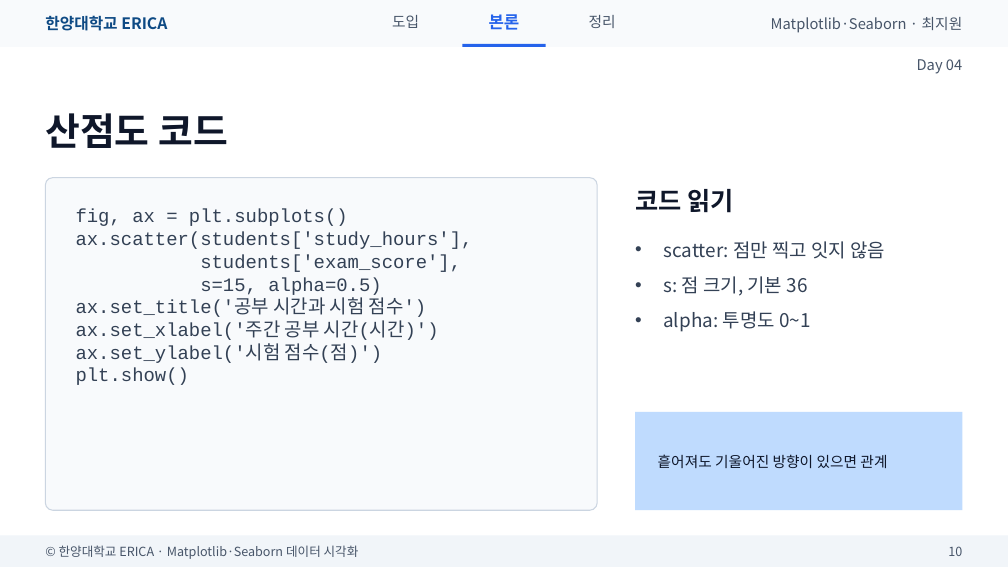
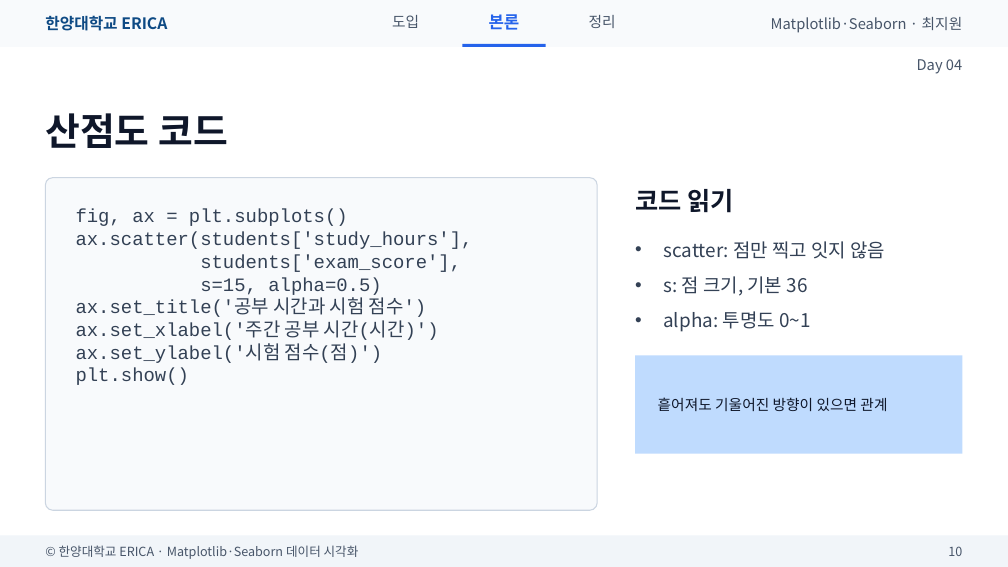
Before and after one commit to wonguwon/generate_lesson, a slide deck: slide 10 of materials/matplotlib-seaborn/ppt/Day04/Day04_막대산점도히스토그램.pptx. Drawn at 1008x567 pixels with LibreOffice and Linux fonts; fonts in the diff are those of the drawing. Boxes give left, top, right and bottom in pixels: in the first picture for what was removed or moved away, otherwise in the second. Text is boxed around its words. In the diff, an @@ line names an element or a change of style, - is before the commit and + after.

```diff
--- a/materials/matplotlib-seaborn/ppt/Day04/Day04_막대산점도히스토그램.pptx
+++ b/materials/matplotlib-seaborn/ppt/Day04/Day04_막대산점도히스토그램.pptx
@@ rectangle: place and size @@
-rectangle at bbox=[635, 412, 963, 510]
+rectangle at bbox=[635, 355, 963, 454]
@@ text "흩어져도 기울어진 방향이 있으면 관계": place and size @@
-text "흩어져도 기울어진 방향이 있으면 관계" at bbox=[658, 454, 887, 468]
+text "흩어져도 기울어진 방향이 있으면 관계" at bbox=[658, 397, 887, 411]
```
Also in this commit, not shown: 3 other slides changed, 3 slides removed, 7 other files.
